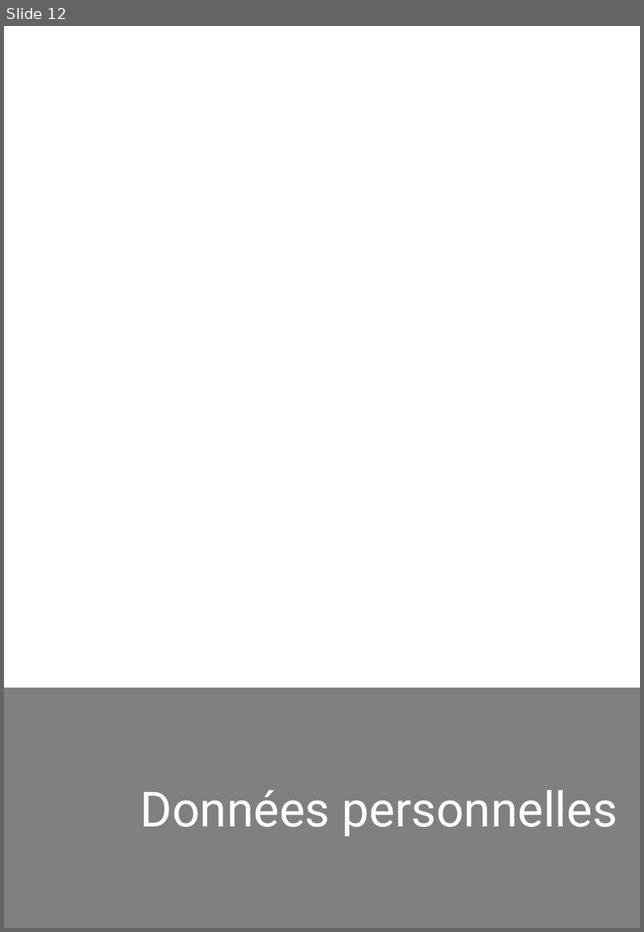
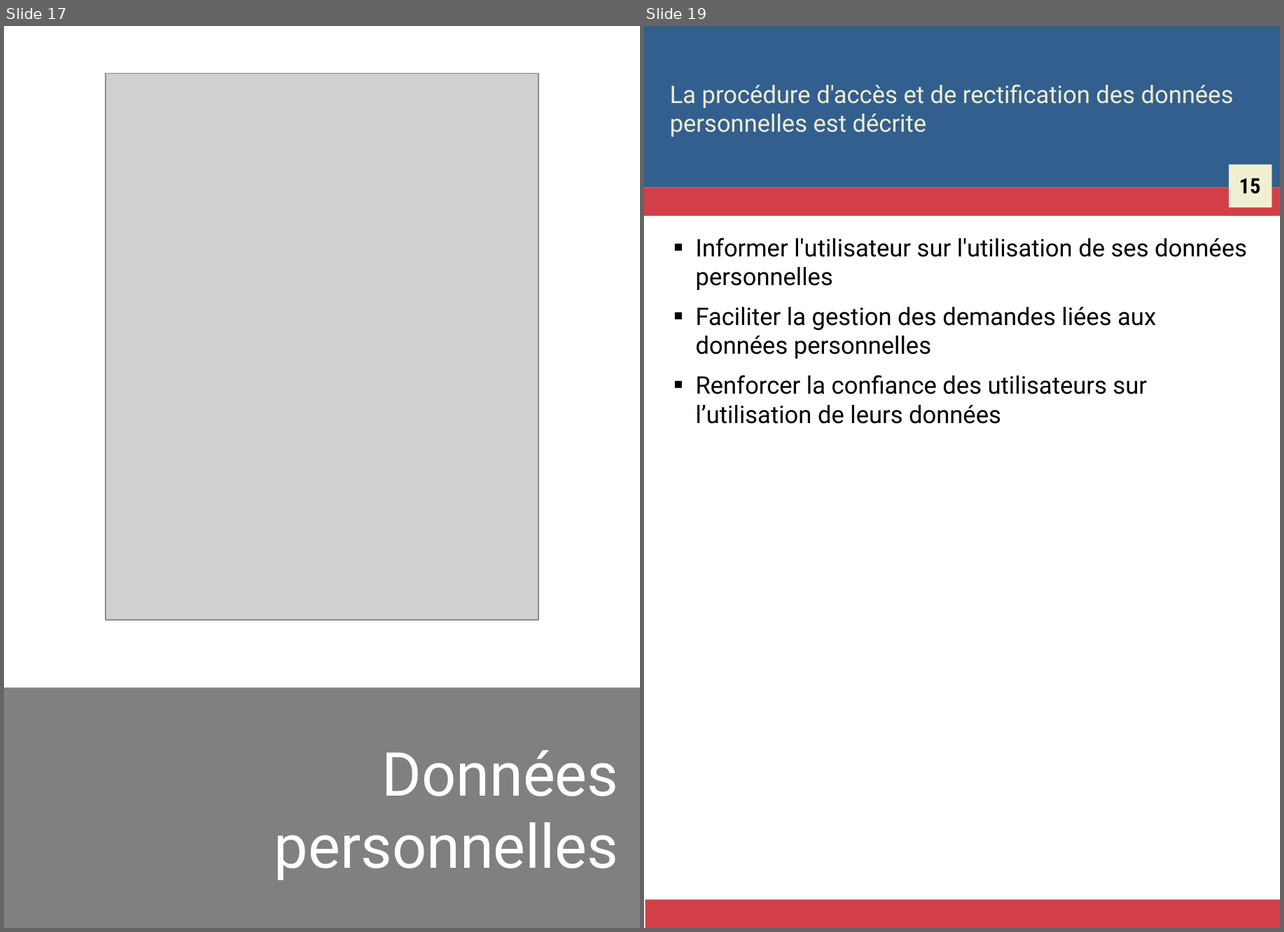
Before and after one commit to Zigazou/bonnes-pratiques-illustrees, a slide deck: bonnes-pratiques.odp. Shown side by side, each under a label of ours: slide 12 before the commit, slides 17 and 19 after it; the slides between them are not shown. The pictures are 644x932 and 1284x932 pixels, drawn with LibreOffice and Linux fonts; fonts in the diff are those of the drawing; grey boxes stand for pictures. Boxes give left, top, right and bottom in pixels: in the first picture for what was removed or moved away, otherwise in the second. Text is boxed around its words. In the diff, an @@ line names an element or a change of style, - is before the commit and + after.

```diff
--- a/bonnes-pratiques.odp
+++ b/bonnes-pratiques.odp
@@ slide 19 added at (644, 26, 1280, 928), background #FFFFFF @@
@@ rectangle added at (644, 26, 1280, 188), fill #325F8E @@
@@ title added at (670, 84, 1233, 137), 16 pt, text #EFF0D1 @@
+La procédure d'accès et de rectification des données personnelles est décrite
@@ rectangle added at (1228, 165, 1271, 207), fill #EFF0D1 @@
@@ rectangle added at (644, 188, 1280, 216), fill #D33F49 @@
@@ text added at (1239, 178, 1261, 194), 14 pt, text #000000, bold @@
+15
@@ text added at (696, 237, 1247, 424), 16 pt, text #000000 @@
+■ Informer l'utilisateur sur l'utilisation de ses données personnelles
+■ Faciliter la gestion des demandes liées aux données personnelles
+■ Renforcer la confiance des utilisateurs sur l’utilisation de leurs données
@@ rectangle added at (645, 900, 1280, 928), fill #D33F49 @@
@@ what was slide 12 is now slide 17 @@
@@ slide 17 changed as well @@
@@ picture added at (106, 73, 538, 619) @@
@@ title "Données personnelles" at (274, 750, 619, 880): size 32 to 40 pt @@
```
Also in this commit, not shown: 24 other slides changed, 35 other slides added, 7 other files.
